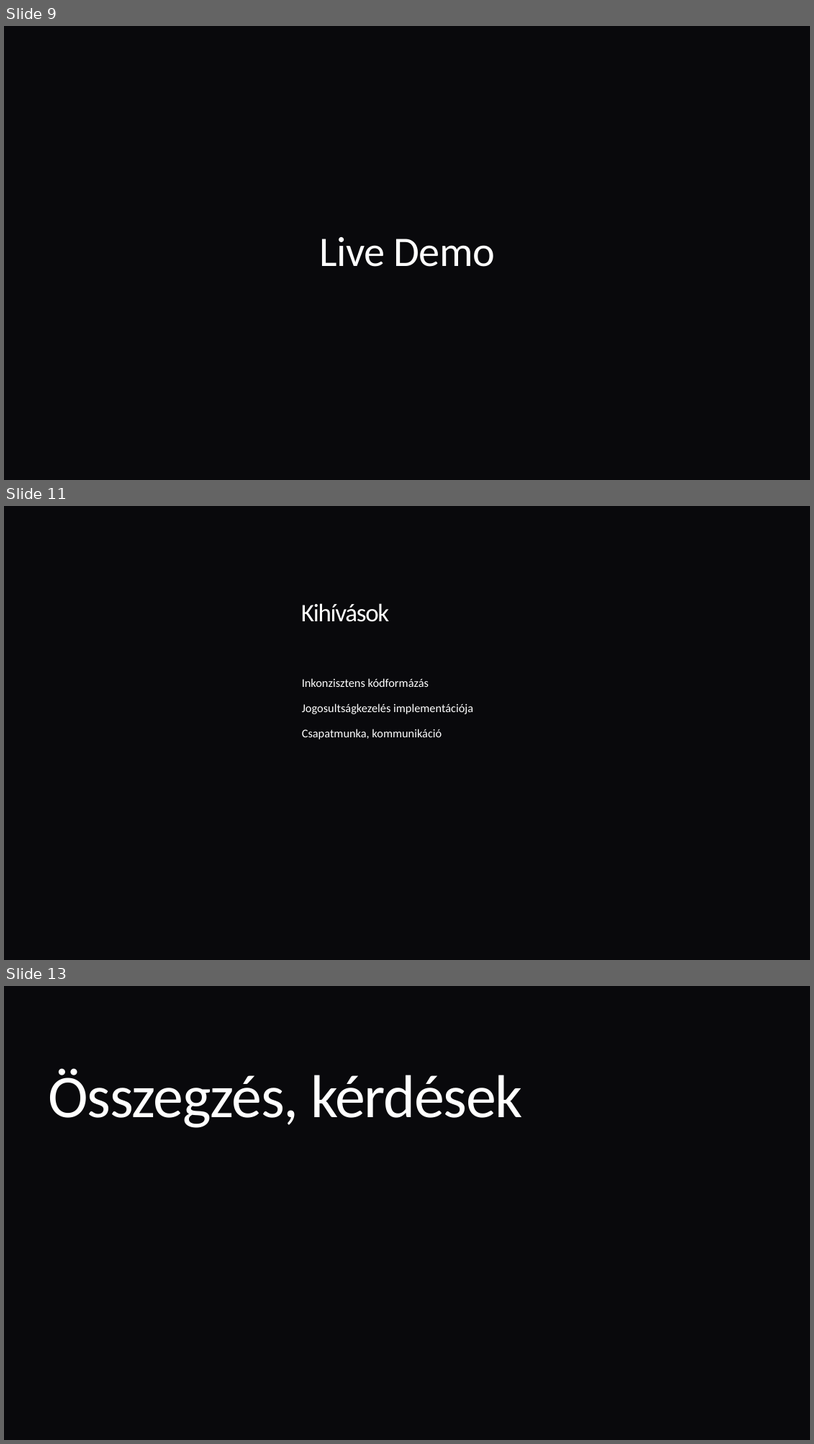
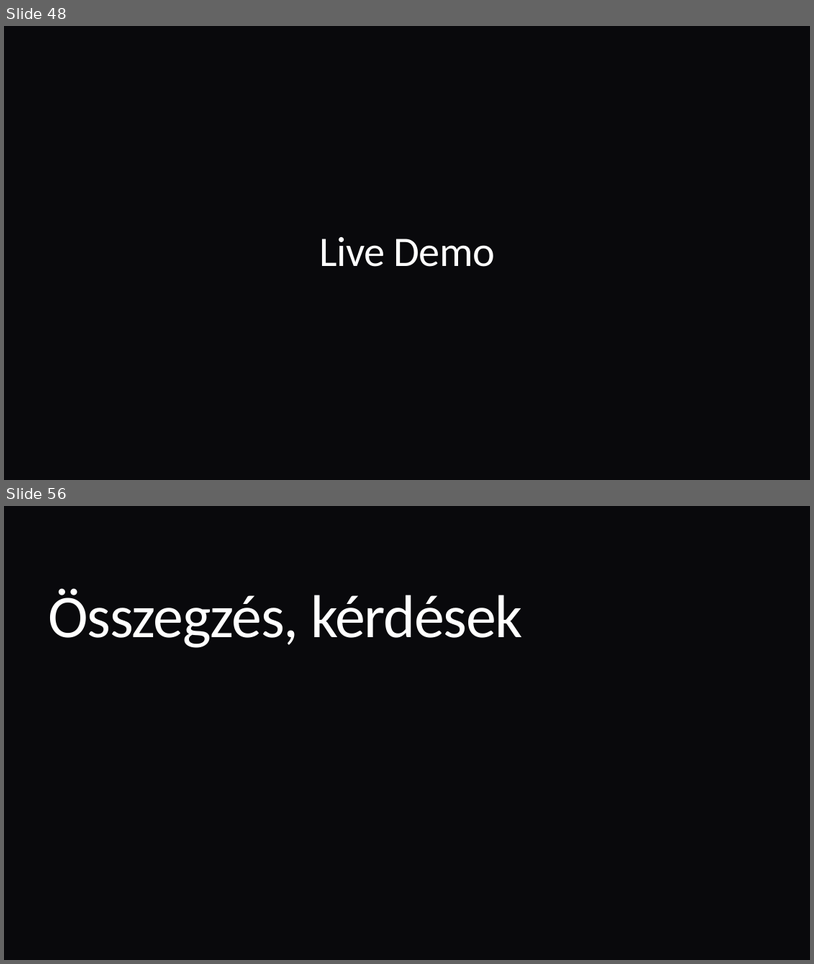
Before and after one commit to Zoli06/FastFuel, a slide deck: docs/FastFuel Prezentáció.pptx. Shown one above the other, each under a label of ours: slides 9, 11 and 13 before the commit, slides 48 and 56 after it; the slides between them are not shown. The pictures are 814x1444 and 814x964 pixels, drawn with LibreOffice and Linux fonts; fonts in the diff are those of the drawing; background and template pictures are left out. Boxes give left, top, right and bottom in pixels: in the first picture for what was removed or moved away, otherwise in the second. Text is boxed around its words. In the diff, an @@ line names an element or a change of style, - is before the commit and + after.

```diff
--- a/docs/FastFuel Prezentáció.pptx
+++ b/docs/FastFuel Prezentáció.pptx
@@ slide 11 removed at (4, 506, 810, 960), background picture (left out) @@
@@ title removed at (301, 603, 389, 622) @@
-Kihívások
@@ text removed at (302, 678, 473, 739) @@
-Inkonzisztens kódformázás
-Jogosultságkezelés implementációja
-Csapatmunka, kommunikáció
@@ what was slide 9 is now slide 48 @@
@@ what was slide 13 is now slide 56 @@
```
Also in this commit, not shown: 6 slides changed, 45 slides added, 1 other slide removed, 38 other files.
